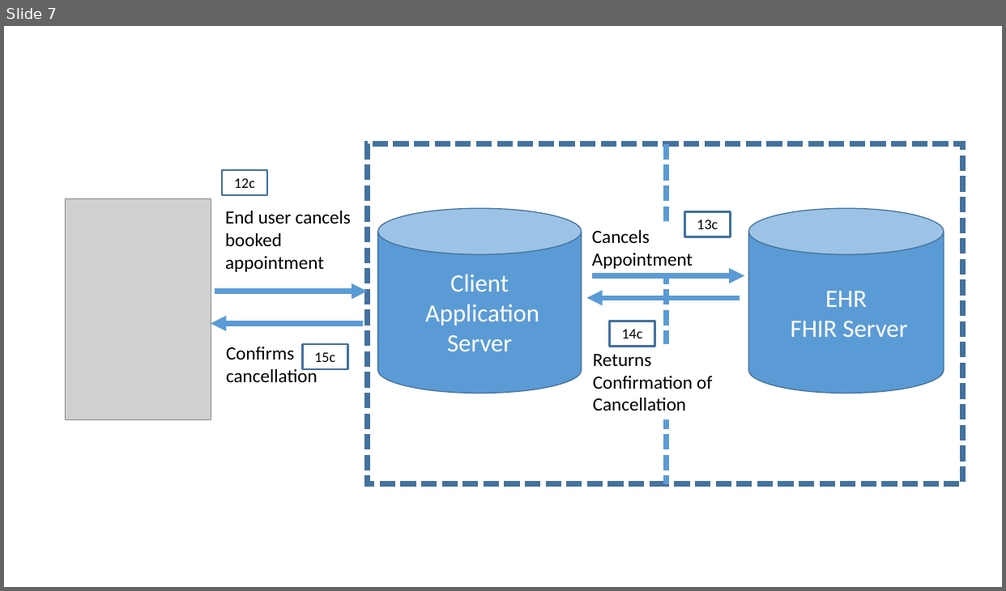
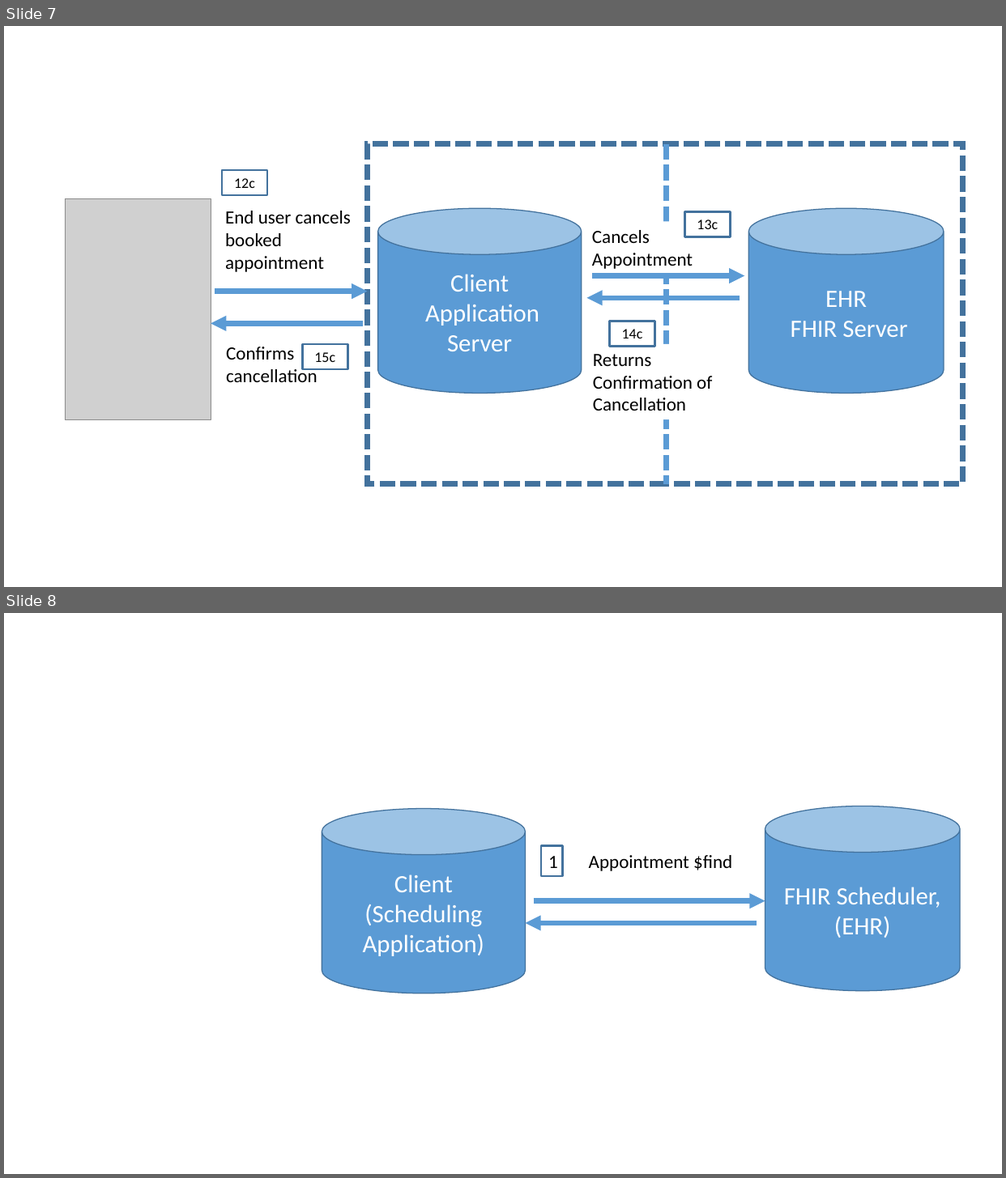
Before and after one commit to argonautproject/scheduling, a slide deck: meeting-notes/WorkFlowDiagrams.pptx. Shown one above the other, each under a label of ours: slide 7 before the commit, slides 7 and 8 after it. The pictures are 1006x591 and 1006x1178 pixels, drawn with LibreOffice and Linux fonts; fonts in the diff are those of the drawing; grey boxes stand for pictures. Boxes give left, top, right and bottom in pixels: in the first picture for what was removed or moved away, otherwise in the second. Text is boxed around its words. In the diff, an @@ line names an element or a change of style, - is before the commit and + after.

Commit message:
Issue #34 add extensions for status reason to Appointment Resource

```diff
--- a/meeting-notes/WorkFlowDiagrams.pptx
+++ b/meeting-notes/WorkFlowDiagrams.pptx
@@ slide 8 added at [4,613,1002,1174], background #FFFFFF @@
@@ cylinder added at [765,806,960,991], fill #5B9BD5, outline #43739E 1 pt, 24 pt, text #FFFFFF @@
+FHIR Scheduler, (EHR)
@@ cylinder added at [322,808,526,994], fill #5B9BD5, outline #43739E 1 pt, 24 pt, text #FFFFFF @@
+Client
+(Scheduling Application)
@@ group added at [525,845,765,923]: 2 arrows, 1 text, 1 rectangle @@
+Appointment $find
+1
```
Also in this commit, not shown: 1 other slide added, 22 other files.
